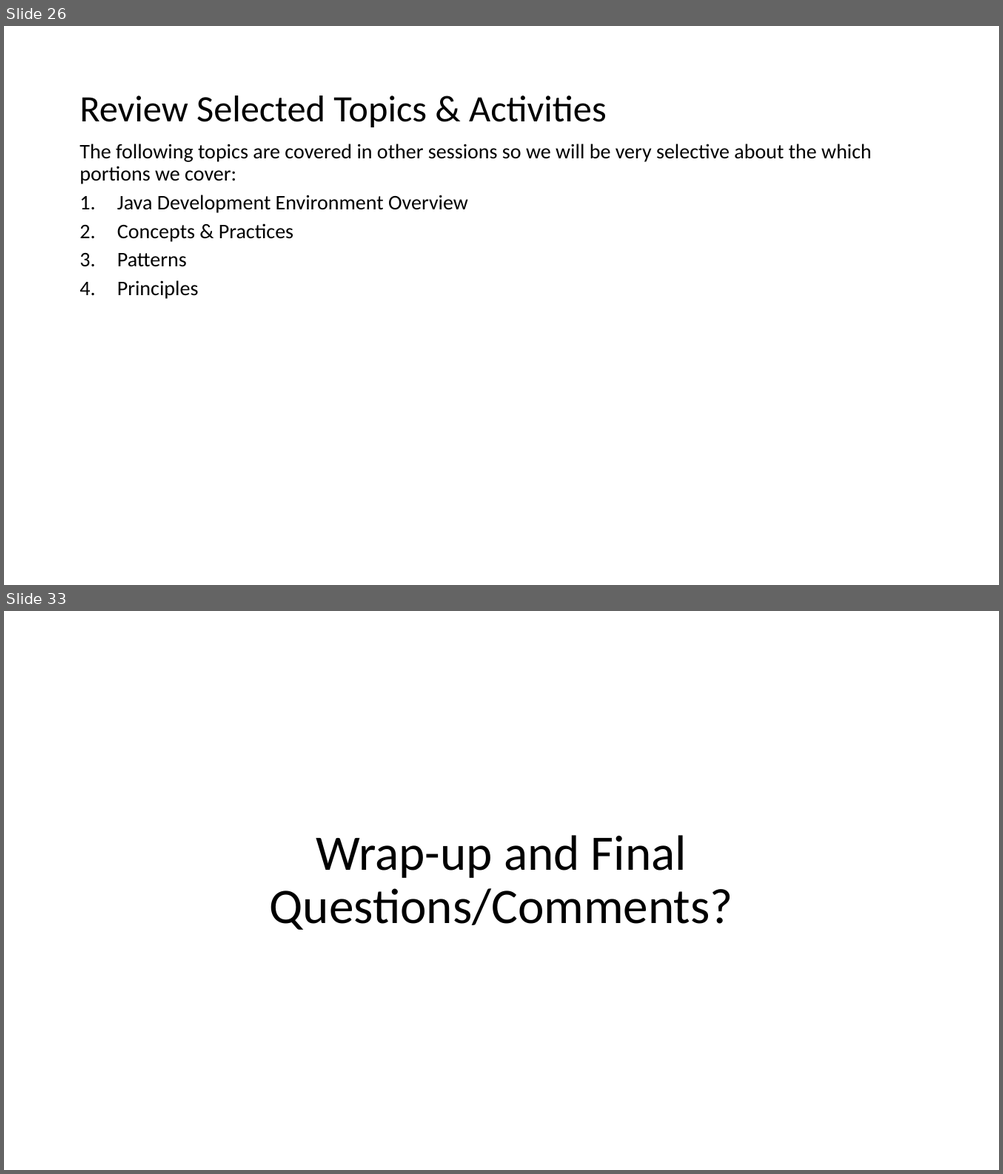
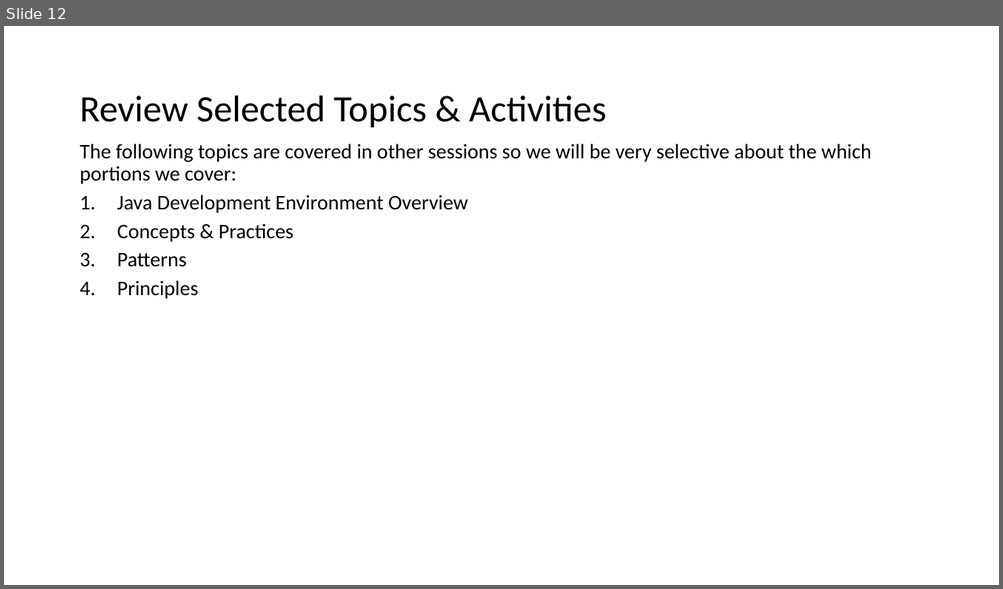
Before and after one commit to jamesbaptiste1/cpsc-24500-2019-01-spring-lt1, a slide deck: lecture-presentations/2019-01-15.pptx. Shown one above the other, each under a label of ours: slides 26 and 33 before the commit, slide 12 after it; the slides between them are not shown. The pictures are 1003x1174 and 1003x589 pixels, drawn with LibreOffice and Linux fonts; fonts in the diff are those of the drawing. Boxes give left, top, right and bottom in pixels: in the first picture for what was removed or moved away, otherwise in the second. Text is boxed around its words. In the diff, an @@ line names an element or a change of style, - is before the commit and + after.

```diff
--- a/lecture-presentations/2019-01-15.pptx
+++ b/lecture-presentations/2019-01-15.pptx
@@ slide 33 removed at (4, 611, 999, 1170), background #FFFFFF @@
@@ title removed at (270, 835, 733, 930) @@
-Wrap-up and Final Questions/Comments?
@@ what was slide 26 is now slide 12 @@
```
Also in this commit, not shown: 3 slides changed, 1 slide added, 18 other slides removed.
